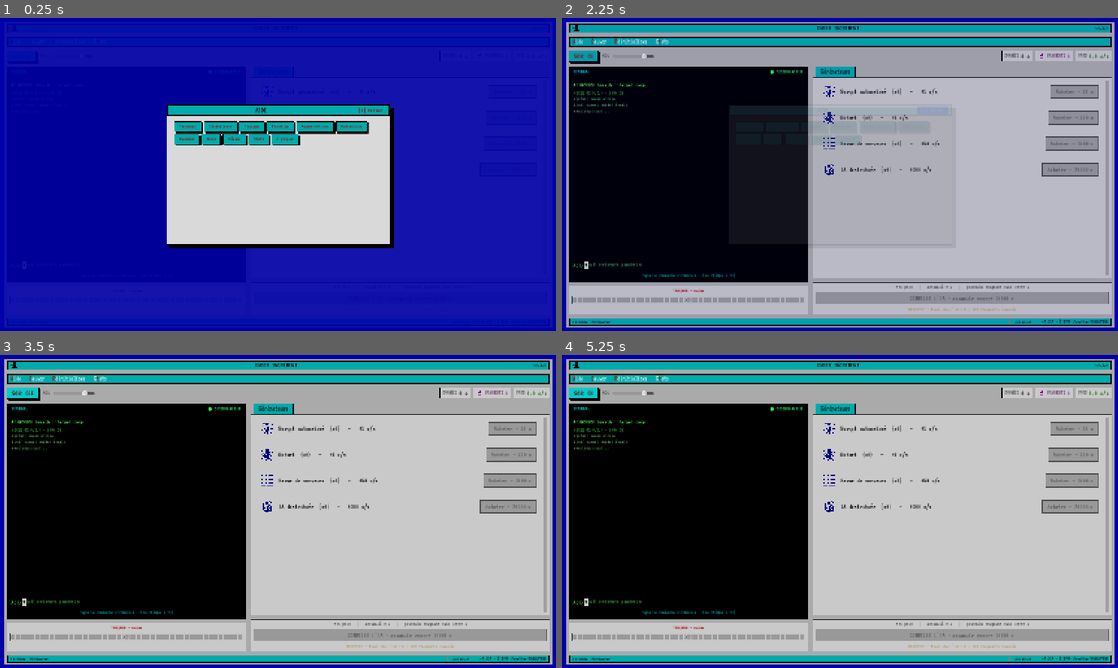
Above: before the commit, frames 1-4 (two rows, left to right).
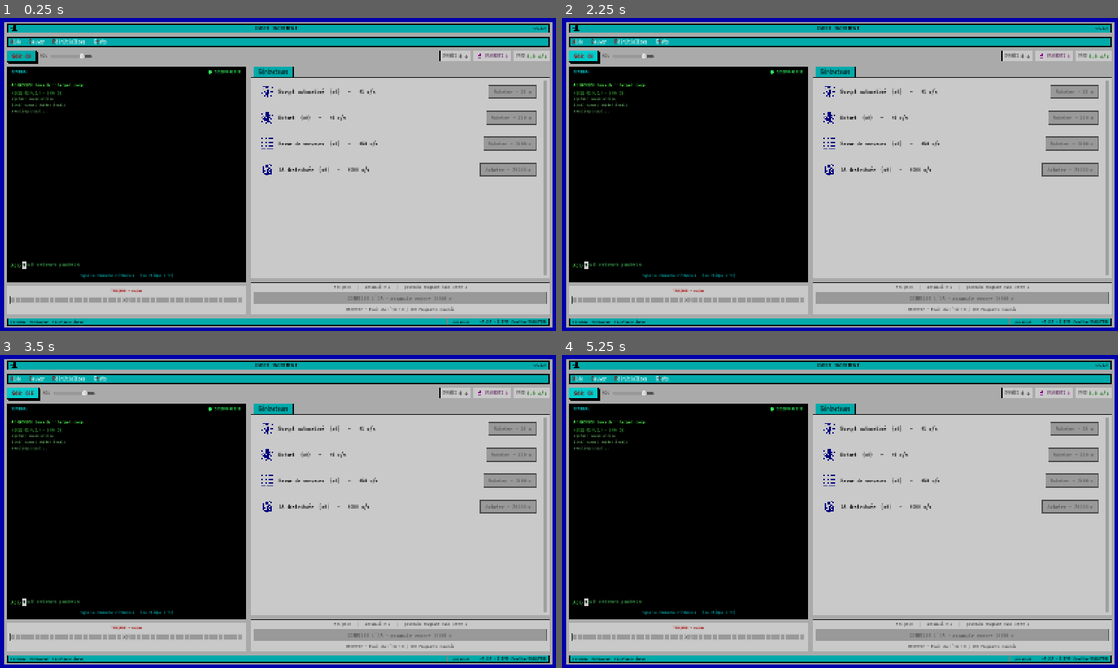
Above: after the commit, the same moments.

Repository: jogaulupeau/CyberIncrement
Game: Godot game, scene res://scenes/main.tscn
The game is run twice, just before and just after one commit, with the same random seed, the same clock (stepped at 60 frames per second) and the same inputs.
Inputs (mouse positions are in pixels of both pictures, inside the frame that each line leads up to):
- Up to frame 1 (0.25 s): no input
- Up to frame 2 (2.25 s): click "SON: ON" at 0.5 s; click "SON: ON" (after the commit: "SON: OFF") at 1.25 s; click (934, 108) at 2 s, where only the run before the commit has a clickable "[X] Fermer"
- Up to frame 3 (3.5 s): click "SON: ON" at 2.75 s
- Up to frame 4 (5.25 s): click "SON: OFF" at 3.5 s; click "SON: ON" at 4.25 s; click "SON: OFF" at 5 s

The runs differ from the first frame. In frame 1, 87% of the frame differs, in the area x 0-100%, y 1-99%; in frame 2, 18%; in frame 3, 0.1%; in frame 4, 0.1%.

Commit message:
Vrai mode plein écran (F11) + correction couleur objectif
- Touche F11 : bascule fenêtré / plein écran (Window.MODE_FULLSCREEN),
  toujours disponible même pendant une popup boss/événement.
- stretch/mode reste en "canvas_items" (essayé "viewport" pour un rendu
  soi-disant plus net en plein écran, mais ce mode dessine le jeu une
  fois en petit puis agrandit l'image finie : le texte devenait flou,
  "juste upscalé". canvas_items redessine chaque élément à la taille
  réelle et reste net à toute résolution - c'était déjà le bon choix.
- Texte "OBJECTIF" (état normal) : jaune moutarde peu lisible remplacé
  par le même gris foncé que les autres textes (les états victoire/IA
  prête gardent leurs couleurs, justifiées par l'urgence).
- README mis à jour (contrôles, stretch mode).

Co-Authored-By: Claude Sonnet 5 <noreply@anthropic.com>

Diff:
--- a/scenes/main.tscn
+++ b/scenes/main.tscn
@@ -709,7 +709,7 @@
 layout_mode = 2
 theme_override_colors/font_color = Color(0, 0, 0, 1)
 theme_override_font_sizes/font_size = 14
-text = "F1=Aide  F5=Sauver"
+text = "F1=Aide  F5=Sauver  F11=Plein écran"
 
 [node name="StatusLabel" type="Label" parent="HUD/Root/StatusBar/H"]
 unique_name_in_owner = true
@@ -935,6 +935,7 @@
 
 [node name="HelpOverlay" type="Control" parent="."]
 unique_name_in_owner = true
+visible = false
 layout_mode = 1
 anchors_preset = 15
 anchor_right = 1.0
--- a/scripts/main.gd
+++ b/scripts/main.gd
@@ -1214,6 +1214,12 @@
 func _input(event: InputEvent) -> void:
 	if not (event is InputEventKey and event.pressed and not event.echo):
 		return
+	# Plein écran : action "fenêtre système", jamais bloquée (même par une popup/un écran plein).
+	if event.keycode == KEY_F11:
+		var w := get_window()
+		w.mode = Window.MODE_WINDOWED if w.mode == Window.MODE_FULLSCREEN else Window.MODE_FULLSCREEN
+		get_viewport().set_input_as_handled()
+		return
 	# Raccourcis "touches de fonction" façon DOS (annoncés dans la barre de statut).
 	if event_popup_active:
 		return                              # clavier en pause pendant la popup d'alerte
@@ -2490,7 +2496,7 @@
 		objective_label.add_theme_color_override("font_color", Color(1, 0.81, 0.25))
 	else:
 		objective_label.text = "OBJECTIF — Éveil de l'IA : %d / %d Fragments cumulés" % [total_fragments_earned, AWAKEN_TARGET]
-		objective_label.add_theme_color_override("font_color", Color(0.7, 0.6, 0.35))
+		objective_label.add_theme_color_override("font_color", Color(0.25, 0.25, 0.25))
 
 	# Bouton explicite, même quand on ne peut pas encore compiler.
 	if pending >= 1:
Not shown, changed: README.md
